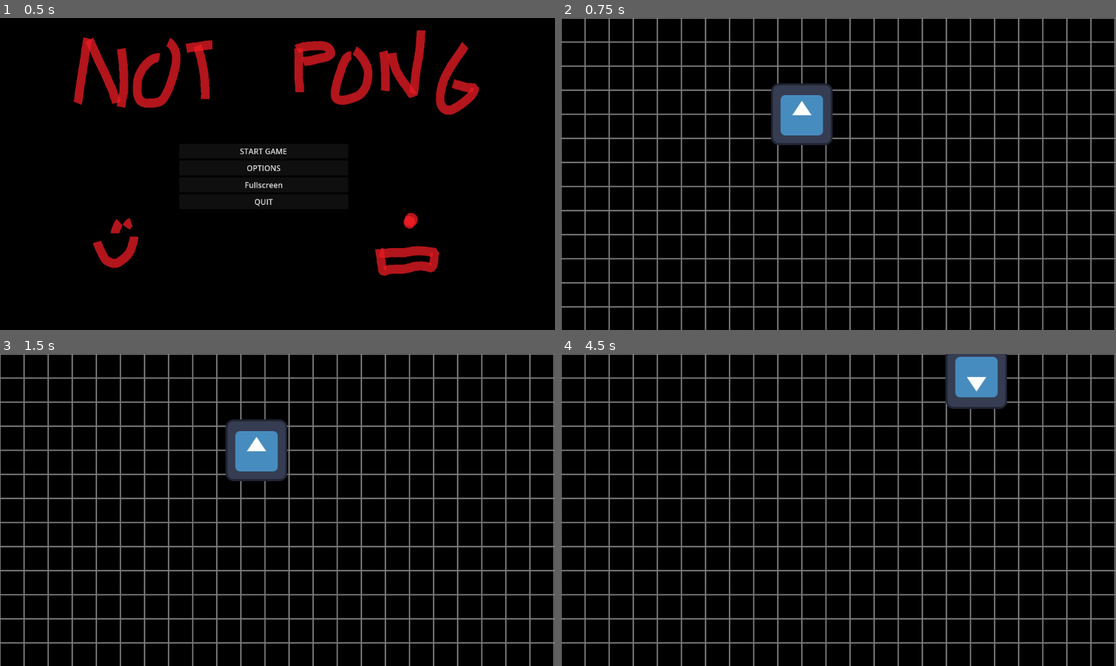
Above: before the commit, frames 1-4 (two rows, left to right).
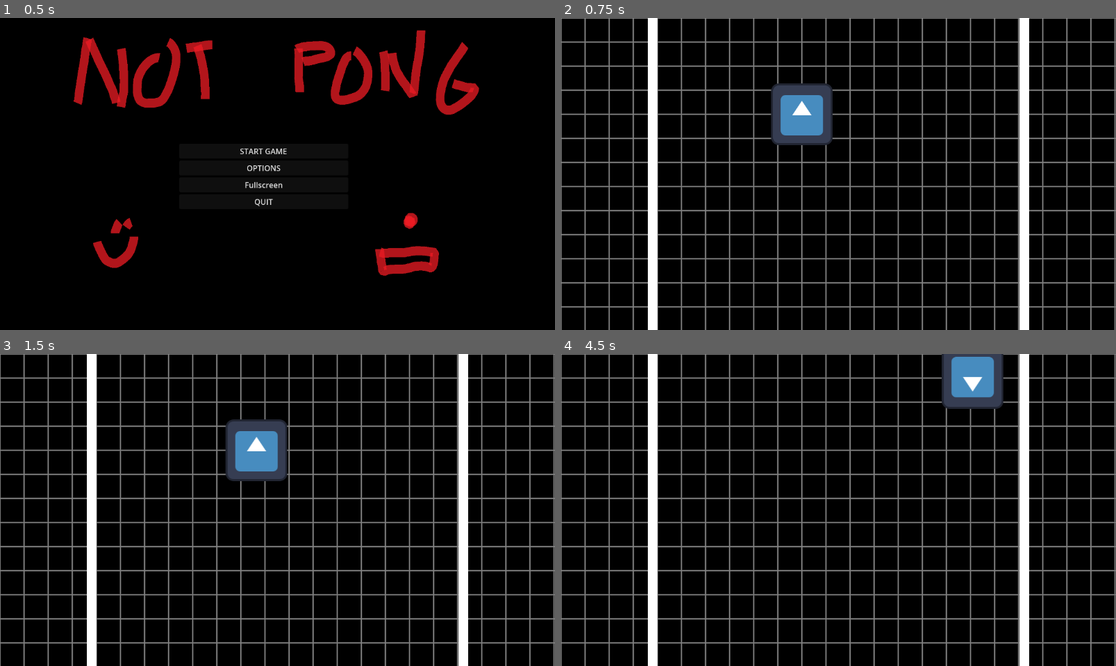
Above: after the commit, the same moments.

Repository: Nicheen/GameJamSummer2025
Game: Godot game, scene res://scenes/menus/main_menu.tscn
Same seed, same stepped clock (60 frames per second), same inputs: the game is played once before the commit and once after it. The engine's default icon, where the game draws it, is replaced by a stand-in: a white triangle on a blue panel in a dark square.
Inputs (mouse positions are in pixels of both pictures, inside the frame that each line leads up to):
- Up to frame 1 (0.5 s): no input
- Up to frame 2 (0.75 s): click "START GAME" at 0.5 s
- Up to frame 3 (1.5 s): tap Enter (ui_accept) at 1.25 s; move the mouse to (399, 494) at 1.27 s; hold D (move_right) from 1.28 s (still down); click (399, 494) at 1.35 s
- Up to frame 4 (4.5 s): tap Enter (ui_accept) at 1.52, 2.27, 2.75, 3.77, 4.25 s; move the mouse to (727, 525) at 2.02 s; release D (move_right) at 2.03 s; hold S (teleport_down) 2.03-2.78 s; click (727, 525) at 2.1 s; move the mouse to (894, 441) at 2.77 s; hold D (move_right) 2.78-3.53 s; click (894, 441) at 2.85 s; move the mouse to (810, 572) at 3.52 s; hold W (teleport_up) 3.53-4.28 s; click (810, 572) at 3.6 s; move the mouse to (1005, 556) at 4.27 s; hold A (move_left) from 4.28 s (still down); click (1005, 556) at 4.35 s

Frame 1 is identical in both runs. In frame 2, 3.5% of the frame differs, in the area x 15-85%, y 0-100%; in frame 3, 3.5%; in frame 4, 4.1%.

Commit message:
Lines border

Diff:
--- a/gamejamsummer2025/scenes/main.tscn
+++ b/gamejamsummer2025/scenes/main.tscn
@@ -1,6 +1,38 @@
-[gd_scene load_steps=2 format=3 uid="uid://8ciqjf3iwtvf"]
+[gd_scene load_steps=4 format=3 uid="uid://dbwhub52hewqs"]
 
 [ext_resource type="Script" uid="uid://c2dkvm0rwmi1d" path="res://scripts/main.gd" id="1_o5qli"]
 
+[sub_resource type="RectangleShape2D" id="RectangleShape2D_o5qli"]
+size = Vector2(200, 648)
+
+[sub_resource type="RectangleShape2D" id="RectangleShape2D_0wfyh"]
+size = Vector2(200, 648)
+
 [node name="Main" type="Node2D"]
 script = ExtResource("1_o5qli")
+
+[node name="Borders" type="Node2D" parent="."]
+
+[node name="Line2DLeft" type="Line2D" parent="Borders"]
+points = PackedVector2Array(190, 0, 190, 648)
+width = 20.0
+
+[node name="Line2DRight" type="Line2D" parent="Borders/Line2DLeft"]
+points = PackedVector2Array(962, 0, 962, 648)
+width = 20.0
+
+[node name="StaticBody2DLeft" type="StaticBody2D" parent="Borders"]
+collision_layer = 4
+collision_mask = 0
+
+[node name="CollisionShape2D" type="CollisionShape2D" parent="Borders/StaticBody2DLeft"]
+position = Vector2(100, 324)
+shape = SubResource("RectangleShape2D_o5qli")
+
+[node name="StaticBody2DRight" type="StaticBody2D" parent="Borders"]
+collision_layer = 4
+collision_mask = 0
+
+[node name="CollisionShape2D" type="CollisionShape2D" parent="Borders/StaticBody2DRight"]
+position = Vector2(1052, 324)
+shape = SubResource("RectangleShape2D_0wfyh")
Not shown, added: gamejamsummer2025/export_presets.cfg
